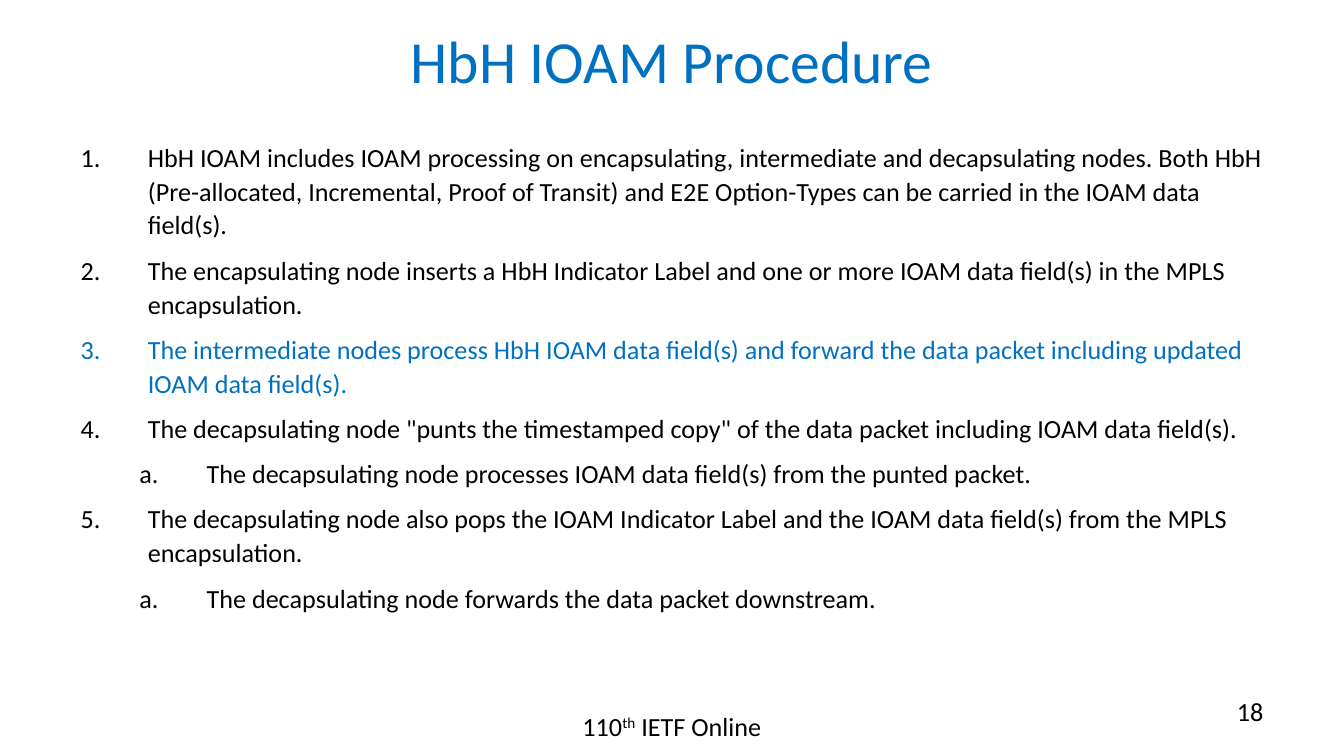
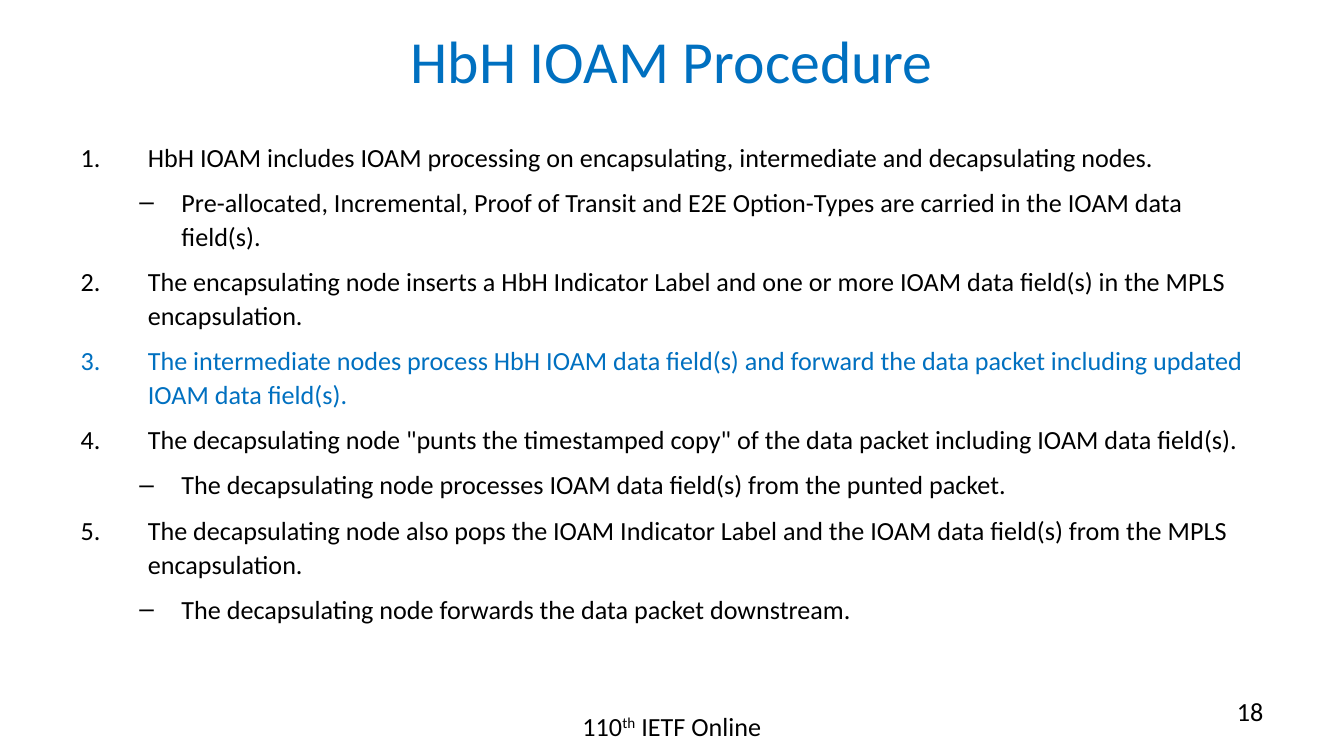
Before and after one commit to rakgandhi/ietf-slides, a slide deck: slide 18 of draft-gandhi-mpls-ioam-sr-06.pptx. Drawn at 1344x756 pixels with LibreOffice and Linux fonts; fonts in the diff are those of the drawing. Boxes give left, top, right and bottom in pixels: in the first picture for what was removed or moved away, otherwise in the second. Text is boxed around its words. In the diff, an @@ line names an element or a change of style, - is before the commit and + after.

```diff
--- a/draft-gandhi-mpls-ioam-sr-06.pptx
+++ b/draft-gandhi-mpls-ioam-sr-06.pptx
@@ text at <box>148,149,1182,250</box>: text changed @@
-1. HbH IOAM includes IOAM processing on encapsulating, intermediate and decapsulating nodes. Both HbH (Pre-allocated, Incremental, Proof of Transit) and E2E Option-Types can be carried in the IOAM data field(s).
+1. HbH IOAM includes IOAM processing on encapsulating, intermediate and decapsulating nodes.
+  – Pre-allocated, Incremental, Proof of Transit and E2E Option-Types are carried in the IOAM data field(s).
@@ text at <box>181,475,1006,624</box>: bullet a. to – @@
```
Also in this commit, not shown: 4 other slides changed, 2 other files.
